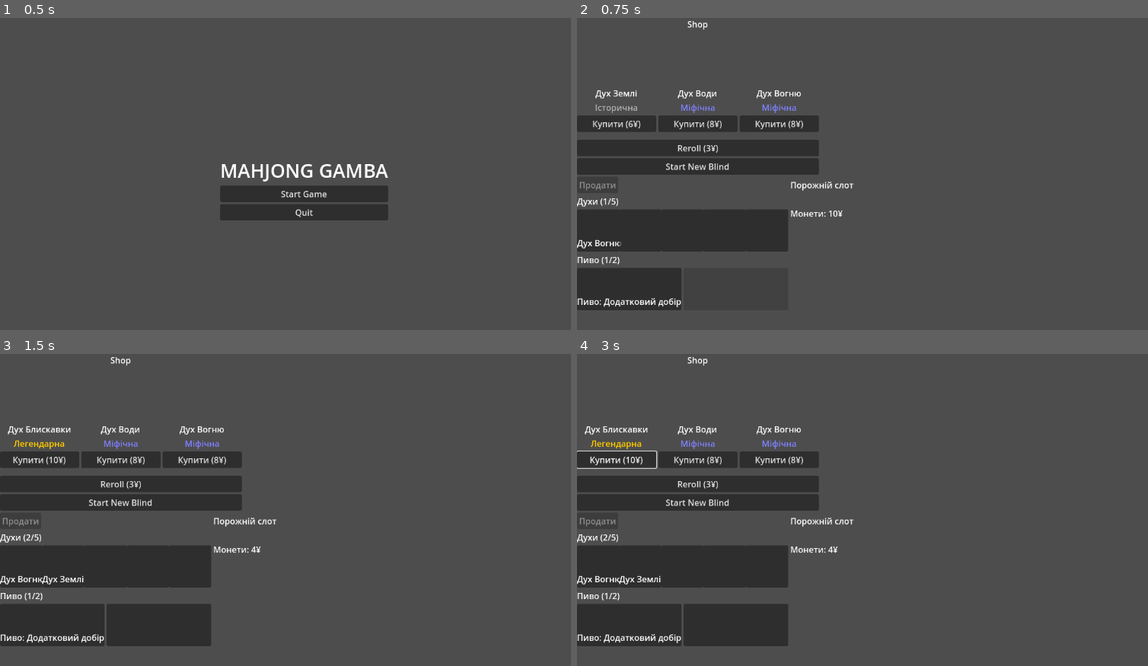
Above: before the commit, frames 1-4 (two rows, left to right).
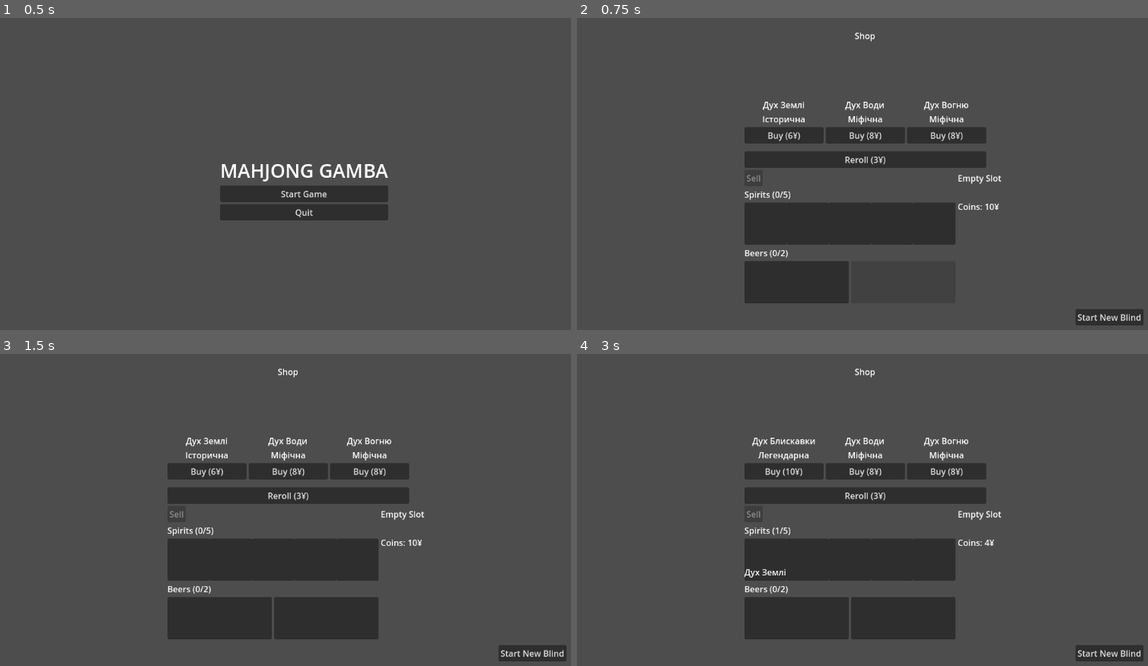
Above: after the commit, the same moments.

Repository: tl3n/mahjong-gamba
Game: Godot game, scene res://scenes/ui/main_menu.tscn
Same seed, same stepped clock (60 frames per second), same inputs: the game is played once before the commit and once after it.
Inputs (mouse positions are in pixels of both pictures, inside the frame that each line leads up to):
- Up to frame 1 (0.5 s): no input
- Up to frame 2 (0.75 s): click "Start Game" at 0.5 s
- Up to frame 3 (1.5 s): click (39, 460) at 1.25 s, where only the run before the commit has a clickable "Купити (6¥)"
- Up to frame 4 (3 s): click (616, 460) at 2 s, where only the run before the commit has a clickable "Купити (10¥)"; click (782, 472) at 2.75 s, where only the run after the commit has a clickable "Buy (6¥)"

Frame 1 is identical in both runs. In frame 2, 23% of the frame differs, in the area x 0-100%, y 0-99%; in frame 3, 27%; in frame 4, 27%.

Commit message:
fix: some cleaning and translation

Diff:
--- a/scenes/main/shop_scene.tscn
+++ b/scenes/main/shop_scene.tscn
@@ -7,6 +7,10 @@
 anchors_preset = 15
 anchor_right = 1.0
 anchor_bottom = 1.0
+offset_left = 317.0
+offset_top = 22.0
+offset_right = 317.0
+offset_bottom = 22.0
 grow_horizontal = 2
 grow_vertical = 2
 script = ExtResource("1_lq7f0")
@@ -32,9 +36,13 @@
 text = "Reroll
 "
 
-[node name="StartBlindButton" type="Button" parent="VBoxContainer"]
-layout_mode = 2
-text = "Start New Blind"
-
 [node name="InventoryPanel" type="Control" parent="VBoxContainer"]
 layout_mode = 2
+
+[node name="StartBlindButton" type="Button" parent="."]
+layout_mode = 0
+offset_left = 627.0
+offset_top = 530.0
+offset_right = 756.0
+offset_bottom = 561.0
+text = "Start New Blind"
--- a/scripts/items/beer.gd
+++ b/scripts/items/beer.gd
@@ -1,7 +1,6 @@
-# res://scripts/beer.gd
 extends Item
 class_name Beer
 
-@export var round_effect: String = ""  # короткий опис ефекту
-@export var duration: int = 1         # тривалість в раундах
+@export var round_effect: String = ""  # short description of effect
+@export var duration: int = 1         # how many rounds it lasts
 @export var bonus_value: float = 0.0
--- a/scripts/items/inventory.gd
+++ b/scripts/items/inventory.gd
@@ -1,4 +1,3 @@
-# res://scripts/inventory.gd
 extends Node
 class_name Inventory1
 
@@ -14,13 +13,9 @@
 var money: int = 0
 
 func _ready() -> void:
-	# ініціалізуємо стартові гроші, якщо треба
 	if money == 0:
 		money = starting_money
 
-#
-# CRUD для предметів
-#
 func add_item(item: Resource) -> bool:
 	if item is Spirit:
 		return add_spirit(item)
@@ -59,7 +54,6 @@
 		return
 
 func sell_item(item: Resource) -> int:
-	# повертає отриману суму (0 якщо не продано)
 	if item == null:
 		return 0
 	var sell_price := int(item.price * 0.5)
@@ -83,9 +77,6 @@
 		return true
 	return false
 
-#
-# Доступ по індексу (з захистом)
-#
 func get_spirit_at(index: int) -> Spirit:
 	if index < 0 or index >= spirits.size():
 		return null
@@ -96,10 +87,6 @@
 		return null
 	return beers[index]
 
-#
-# Серіалізація / десеріалізація для SaveSystem
-# (повертає Dictionary, який легко зберегти)
-#
 func to_dict() -> Dictionary:
 	var sarr := []
 	for s in spirits:
--- a/scripts/items/item.gd
+++ b/scripts/items/item.gd
@@ -1,11 +1,10 @@
-@icon("res://assets/icons/item_icon.png")
 extends Resource
 class_name Item
 
-@export var id: String = ""         # унікальний ідентифікатор
+@export var id: String = ""
 @export var name: String = "Item"
 @export var description: String = ""
-@export var rarity: String = "Історична"
+@export var rarity: String = "Historic"
 @export var price: int = 0
-@export var type: String = "дух"    # "дух" або "пиво"
+@export var type: String = "spirit"
 @export var icon: Texture2D
--- a/scripts/items/item_database.gd
+++ b/scripts/items/item_database.gd
@@ -1,8 +1,7 @@
-# res://scripts/item_database.gd
 extends Node
 class_name ItemDatabase
 
-# База всіх духів
+# All spirits
 static var spirits_data = [
 	{
 		"id": "spirit_fire",
@@ -86,7 +85,6 @@
 	}
 ]
 
-# База всього пива
 static var beers_data = [
 	{
 		"id": "beer_extra_draw",
@@ -150,13 +148,12 @@
 	}
 ]
 
-# Створює Spirit об'єкт з даних
 static func create_spirit_from_data(data: Dictionary) -> Spirit:
 	var s = Spirit.new()
 	s.id = data.get("id", "")
 	s.name = data.get("name", "")
 	s.description = data.get("description", "")
-	s.rarity = data.get("rarity", "Історична")
+	s.rarity = data.get("rarity", "Historic")
 	s.price = data.get("price", 0)
 	s.type = "дух"
 	s.effect_type = data.get("effect_type", "")
@@ -165,13 +162,12 @@
 	s.permanent = true
 	return s
 
-# Створює Beer об'єкт з даних
 static func create_beer_from_data(data: Dictionary) -> Beer:
 	var b = Beer.new()
 	b.id = data.get("id", "")
 	b.name = data.get("name", "")
 	b.description = data.get("description", "")
-	b.rarity = data.get("rarity", "Історична")
+	b.rarity = data.get("rarity", "Historic")
 	b.price = data.get("price", 0)
 	b.type = "пиво"
 	b.round_effect = data.get("round_effect", "")
@@ -179,19 +175,16 @@
 	b.bonus_value = data.get("bonus_value", 0.0)
 	return b
 
-# Отримати випадковий дух
 static func get_random_spirit() -> Spirit:
 	var data = spirits_data[randi() % spirits_data.size()]
 	return create_spirit_from_data(data)
 
-# Отримати випадкове пиво
 static func get_random_beer() -> Beer:
 	var data = beers_data[randi() % beers_data.size()]
 	return create_beer_from_data(data)
 
-# Отримати випадковий предмет (дух або пиво)
 static func get_random_item() -> Item:
-	if randf() < 0.6:  # 60% шанс духа, 40% пива
+	if randf() < 0.6:
 		return get_random_spirit()
 	else:
 		return get_random_beer()
--- a/scripts/items/item_slot.gd
+++ b/scripts/items/item_slot.gd
@@ -8,13 +8,12 @@
 @onready var name_label: Label = $VBoxContainer/NameLabel
 
 func _ready():
-	# Під’єднати свій сигнал pressed кнопки до методу _on_pressed
 	connect("pressed", Callable(self, "_on_pressed"))
 
 func set_item(item_ref):
 	item = item_ref
 	if icon_node == null or name_label == null:
-		push_warning("Icon або NameLabel не знайдено!")
+		push_warning("Icon or name not found")
 		return
 
 	if item == null:
--- a/scripts/items/spirit.gd
+++ b/scripts/items/spirit.gd
@@ -1,8 +1,7 @@
-# res://scripts/spirit.gd
 extends Item
 class_name Spirit
 
-@export var effect_type: String = ""   # наприклад "mansion_multiplier", "combo_bonus", "extra_turn"
+@export var effect_type: String = ""
 @export var effect_value: float = 0.0
-@export var condition: String = ""     # опис умови, наприклад "масть=вогонь" або "type=pair"
-@export var permanent: bool = true     # постійний ефект чи умовний
+@export var condition: String = ""     # some conditions of usage
+@export var permanent: bool = true     # whether it's permanent or lasts some rounds (dumb, needs to be remade)
--- a/scripts/save_system.gd
+++ b/scripts/save_system.gd
@@ -1,4 +1,3 @@
-# res://scripts/save_system.gd
 extends Node
 
 const SAVE_FILE = "user://mahjong_save.dat"
@@ -13,17 +12,16 @@
 	if file:
 		file.store_var(save_data)
 		file.close()
-		print("Гру збережено")
+		print("Game saved")
 		print("Save path:", ProjectSettings.globalize_path(SAVE_FILE))
 		return true
 	else:
-		print("Помилка збереження")
+		print("Saving error")
 		return false
 
-# Завантажити гру
 func load_game() -> bool:
 	if not FileAccess.file_exists(SAVE_FILE):
-		print("Файл збереження не знайдено")
+		print("Savefile not found")
 		return false
 
 	var file = FileAccess.open(SAVE_FILE, FileAccess.READ)
@@ -34,23 +32,20 @@
 		_deserialize_inventory(save_data.get("inventory", {}))
 		_deserialize_game_state(save_data.get("game_state", {}))
 
-		print("Гру завантажено")
+		print("Save loaded")
 		return true
 	else:
-		print("Помилка завантаження")
+		print("Loading error")
 		return false
 
-# Перевірка чи є збереження
 func has_save() -> bool:
 	return FileAccess.file_exists(SAVE_FILE)
 
-# Видалити збереження
 func delete_save():
 	if FileAccess.file_exists(SAVE_FILE):
 		DirAccess.remove_absolute(SAVE_FILE)
-		print("Збереження видалено")
+		print("Saves deleted")
 
-# Серіалізація інвентаря
 func _serialize_inventory() -> Dictionary:
 	var inv = get_node_or_null("/root/Inventory")
 	if not inv:
@@ -70,7 +65,6 @@
 		"money": inv.money
 	}
 
-# Серіалізація предмета
 func _serialize_item(item: Item) -> Dictionary:
 	var data = {
 		"id": item.id,
@@ -93,7 +87,6 @@
 
 	return data
 
-# Серіалізація стану гри
 func _serialize_game_state() -> Dictionary:
 	var gm = get_node_or_null("/root/GameManager")
 	if not gm:
@@ -108,7 +101,6 @@
 		"is_game_active": gm.is_game_active
 	}
 
-# Десеріалізація інвентаря
 func _deserialize_inventory(data: Dictionary):
 	var inv = get_node_or_null("/root/Inventory")
 	if not inv:
@@ -117,53 +109,48 @@
 	inv.spirits.clear()
 	inv.beers.clear()
 
-	# Відновлюємо духів
 	for spirit_data in data.get("spirits", []):
 		var spirit = _deserialize_item(spirit_data)
 		if spirit:
 			inv.spirits.append(spirit)
 
-	# Відновлюємо пиво
 	for beer_data in data.get("beers", []):
 		var beer = _deserialize_item(beer_data)
 		if beer:
 			inv.beers.append(beer)
 
-	# Відновлюємо гроші
 	inv.money = data.get("money", 10)
 	inv.emit_signal("inventory_changed")
 	inv.emit_signal("money_changed", inv.money)
 
-# Десеріалізація предмета
 func _deserialize_item(data: Dictionary):
-	if data.get("type") == "дух":
+	if data.get("type") == "spirit":
 		var spirit = Spirit.new()
 		spirit.id = data.get("id", "")
 		spirit.name = data.get("name", "")
 		spirit.description = data.get("description", "")
-		spirit.rarity = data.get("rarity", "Історична")
+		spirit.rarity = data.get("rarity", "Historic")
 		spirit.price = data.get("price", 0)
-		spirit.type = "дух"
+		spirit.type = "spirit"
 		spirit.effect_type = data.get("effect_type", "")
 		spirit.effect_value = data.get("effect_value", 0.0)
 		spirit.condition = data.get("condition", "")
 		spirit.permanent = data.get("permanent", true)
 		return spirit
-	elif data.get("type") == "пиво":
+	elif data.get("type") == "beer":
 		var beer = Beer.new()
 		beer.id = data.get("id", "")
 		beer.name = data.get("name", "")
 		beer.description = data.get("description", "")
-		beer.rarity = data.get("rarity", "Історична")
+		beer.rarity = data.get("rarity", "Historic")
 		beer.price = data.get("price", 0)
-		beer.type = "пиво"
+		beer.type = "beer"
 		beer.round_effect = data.get("round_effect", "")
 		beer.duration = data.get("duration", 1)
 		beer.bonus_value = data.get("bonus_value", 0.0)
 		return beer
 	return null
 
-# Десеріалізація стану гри
 func _deserialize_game_state(data: Dictionary):
 	var gm = get_node_or_null("/root/GameManager")
 	if not gm:
--- a/scripts/shop.gd
+++ b/scripts/shop.gd
@@ -1,13 +1,10 @@
-# res://scripts/shop.gd
 extends Control
 
 @onready var shop_slots_container: HBoxContainer = $VBoxContainer/ShopSection/ShopSlotsContainer
 @onready var reroll_button: Button = $VBoxContainer/ShopSection/RerollButton
-@onready var start_blind_button: Button = $VBoxContainer/StartBlindButton
+@onready var start_blind_button: Button = $StartBlindButton
 @onready var money_label: Label = $VBoxContainer/MoneyLabel
 @onready var inventory_panel: Control = $VBoxContainer/InventoryPanel
-
-@export var player_item_display_scene: PackedScene
 
 var inventory_node = null
 var shop_items: Array = []
@@ -15,13 +12,11 @@
 var reroll_count: int = 0
 
 func _ready():
-	# singleton Inventory (autoload node with name "Inventory")
 	inventory_node = Inventory
 	if inventory_node == null:
 		push_error("Inventory singleton not found in Autoload!")
 		return
 
-	# Підключаємо сигнали
 	inventory_node.connect("money_changed", Callable(self, "_on_money_changed"))
 	reroll_button.connect("pressed", Callable(self, "_on_reroll_pressed"))
 	start_blind_button.connect("pressed", Callable(self, "_on_start_blind_pressed"))
@@ -30,12 +25,10 @@
 	var inv_instance = inv_scene.instantiate()
 	inventory_panel.add_child(inv_instance)
 
-	# Hide the close button
 	var close_button = inv_instance.get_node_or_null("HBoxContainer/VBoxContainer/Buttons/CloseButton")
 	if close_button:
 		close_button.visible = false
 
-	# Ініціалізація
 	_generate_shop_items()
 	_create_shop_slots()
 	_update_reroll_button()
@@ -79,7 +72,7 @@
 	slot_container.add_child(rarity_label)
 
 	var buy_button = Button.new()
-	buy_button.text = "Купити (%d¥)" % shop_items[index].price
+	buy_button.text = "Buy (%d¥)" % shop_items[index].price
 	buy_button.connect("pressed", Callable(self, "_on_buy_pressed").bind(index))
 	slot_container.add_child(buy_button)
 
@@ -87,9 +80,9 @@
 
 func _get_rarity_color(rarity: String) -> Color:
 	match rarity:
-		"Історична": return Color(0.7, 0.7, 0.7)
-		"Міфічна": return Color(0.5, 0.5, 1.0)
-		"Легендарна": return Color(1.0, 0.8, 0.0)
+		"Historic": return Color(0.7, 0.7, 0.7)
+		"Mythic": return Color(0.5, 0.5, 1.0)
+		"Legendary": return Color(1.0, 0.8, 0.0)
 		_: return Color.WHITE
 
 func _on_buy_pressed(index: int):
@@ -97,7 +90,7 @@
 	if item == null:
 		return
 	if inventory_node.money < item.price:
-		print("Недостатньо монет!")
+		print("Not enongh cash")
 		return
 	var can_add = false
 	if item is Spirit and inventory_node.spirits.size() < inventory_node.max_spirits:
@@ -105,7 +98,7 @@
 	elif item is Beer and inventory_node.beers.size() < inventory_node.max_beers:
 		can_add = true
 	if not can_add:
-		print("Немає місця!")
+		print("No slots available")
 		return
 	if inventory_node.spend_money(item.price):
 		inventory_node.add_item(item)
@@ -150,10 +143,3 @@
 	if save_system:
 		save_system.save_game()
 	get_tree().change_scene_to_file("res://scenes/main/game_scene.tscn")
-
-# Відкрити UI інвентаря як вікно (додає Inventory.tscn у root)
-func _on_open_inventory_pressed():
-	var inv_scene = load("res://scenes/ui/Inventory.tscn")
-	var inv_instance = inv_scene.instantiate()
-	get_tree().get_root().add_child(inv_instance)
-	inv_instance.set_global_position(Vector2(50, 50))
--- a/scripts/ui/inventory_ui.gd
+++ b/scripts/ui/inventory_ui.gd
@@ -48,14 +48,13 @@
 	for i in range(inventory_node.max_spirits):
 		var s = slot_scene.instantiate()
 		s.custom_minimum_size = Vector2(80, 80)
-		# slot_scene should have 'index' export or var; use set
 		if s.has_method("set_index"):
 			s.set_index(i)
 		else:
 			s.index = i
 		s.connect("pressed_slot", Callable(self, "_on_spirit_slot_pressed"))
 		spirits_grid.add_child(s)
-	spirits_label.text = "Духи (%d/%d)" % [inventory_node.spirits.size(), inventory_node.max_spirits]
+	spirits_label.text = "Spirits (%d/%d)" % [inventory_node.spirits.size(), inventory_node.max_spirits]
 
 func _create_beer_slots():
 	for child in beers_grid.get_children():
@@ -70,7 +69,7 @@
 			s.index = i
 		s.connect("pressed_slot", Callable(self, "_on_beer_slot_pressed"))
 		beers_grid.add_child(s)
-	beers_label.text = "Пиво (%d/%d)" % [inventory_node.beers.size(), inventory_node.max_beers]
+	beers_label.text = "Beers (%d/%d)" % [inventory_node.beers.size(), inventory_node.max_beers]
 
 func _on_spirit_slot_pressed(slot_index):
 	var it = inventory_node.get_spirit_at(slot_index)
@@ -89,22 +88,22 @@
 func _update_item_details():
 	if selected_item == null:
 		icon_rect.texture = null
-		item_name_label.text = "Порожній слот"
+		item_name_label.text = "Empty Slot"
 		item_desc_label.text = ""
 		return
 	if selected_item.icon:
 		icon_rect.texture = selected_item.icon
 	item_name_label.text = selected_item.name
-	var details = "%s\n\nРідкість: %s\nЦіна покупки: %d монет\nЦіна продажу: %d монет\n\n" % [
+	var details = "%s\n\nRarity: %s\nPurchase Price: %d coins\nSell Price: %d coins\n\n" % [
 		selected_item.description,
 		selected_item.rarity,
 		selected_item.price,
 		int(selected_item.price * 0.5)
 	]
 	if selected_item is Spirit:
-		details += "Тип: Дух (постійний ефект)\nЕфект: %s +%s" % [selected_item.effect_type, str(selected_item.effect_value)]
+		details += "Type: Spirit (Permanent Effect)\nEffect: %s +%s" % [selected_item.effect_type, str(selected_item.effect_value)]
 	elif selected_item is Beer:
-		details += "Тип: Пиво (одноразове)\nЕфект: %s\nТривалість: %d раунд(и)" % [selected_item.round_effect, selected_item.duration]
+		details += "Type: Beer (One-time)\nEffect: %s\nDuration: %d round(s)" % [selected_item.round_effect, selected_item.duration]
 	item_desc_label.text = details
 
 func _on_inventory_changed():
@@ -115,13 +114,13 @@
 
 func _on_sell_button_pressed():
 	if selected_item == null:
-		print("Немає вибраного предмета для продажу")
+		print("No item selected for selling")
 		return
 	var item_name = selected_item.name
 	var price_back = int(selected_item.price * 0.5)
 	inventory_node.remove_item(selected_item)
 	inventory_node.add_money(price_back)
-	print("Продано %s за %d монет" % [item_name, price_back])
+	print("Sold %s for %d coins" % [item_name, price_back])
 	selected_item = null
 	selected_type = ""
 	_refresh_ui()
@@ -130,9 +129,9 @@
 func _update_sell_button_state():
 	sell_button.disabled = (selected_item == null)
 	if selected_item != null:
-		sell_button.text = "Продати (%d¥)" % int(selected_item.price * 0.5)
+		sell_button.text = "Sell (%d¥)" % int(selected_item.price * 0.5)
 	else:
-		sell_button.text = "Продати"
+		sell_button.text = "Sell"
 
 func _refresh_ui():
 	var i = 0
@@ -147,8 +146,8 @@
 		if child.has_method("set_item"):
 			child.call("set_item", item_ref)
 		i += 1
-	spirits_label.text = "Духи (%d/%d)" % [inventory_node.spirits.size(), inventory_node.max_spirits]
-	beers_label.text = "Пиво (%d/%d)" % [inventory_node.beers.size(), inventory_node.max_beers]
+	spirits_label.text = "Spirits (%d/%d)" % [inventory_node.spirits.size(), inventory_node.max_spirits]
+	beers_label.text = "Beers (%d/%d)" % [inventory_node.beers.size(), inventory_node.max_beers]
 	if selected_type == "spirit" and not inventory_node.spirits.has(selected_item):
 		selected_item = null
 	elif selected_type == "beer" and not inventory_node.beers.has(selected_item):
@@ -157,4 +156,4 @@
 	_update_money_display()
 
 func _update_money_display():
-	money_label.text = "Монети: %d¥" % inventory_node.money
+	money_label.text = "Coins: %d¥" % inventory_node.money
--- a/scripts/ui/main_menu.gd
+++ b/scripts/ui/main_menu.gd
@@ -15,39 +15,11 @@
 
 func _initialize_new_game():
 	var inventory = get_node_or_null("/root/Inventory")
-	if not inventory:
-		print("❌ ПОМИЛКА: Inventory не знайдено!")
-		return
 
 	inventory.spirits.clear()
 	inventory.beers.clear()
 	inventory.money = 10
 
-	var s1 = Spirit.new()
-	s1.id = "spirit_fire"
-	s1.name = "Дух Вогню"
-	s1.description = "Додає +4 до масті Вогню"
-	s1.price = 8
-	s1.rarity = "Міфічна"
-	s1.type = "дух"
-	s1.effect_type = "mansion_multiplier"
-	s1.effect_value = 4.0
-	inventory.spirits.append(s1)
-
-	var b1 = Beer.new()
-	b1.id = "beer_extra_draw"
-	b1.name = "Пиво: Додатковий добір"
-	b1.description = "Дозволяє тягнути додатковий тайл цього раунду."
-	b1.price = 3
-	b1.rarity = "Історична"
-	b1.type = "пиво"
-	b1.round_effect = "extra_draw"
-	b1.duration = 1
-	inventory.beers.append(b1)
-
-	print("✅ Створено предмети:")
-	print("   Spirits: ", inventory.spirits.size())
-	print("   Beers: ", inventory.beers.size())
 	print("   Money: ", inventory.money)
 
 	inventory.emit_signal("inventory_changed")
Binary file removed: assets/icons/item_icon.png
Not shown, removed: assets/icons/item_icon.png.import
